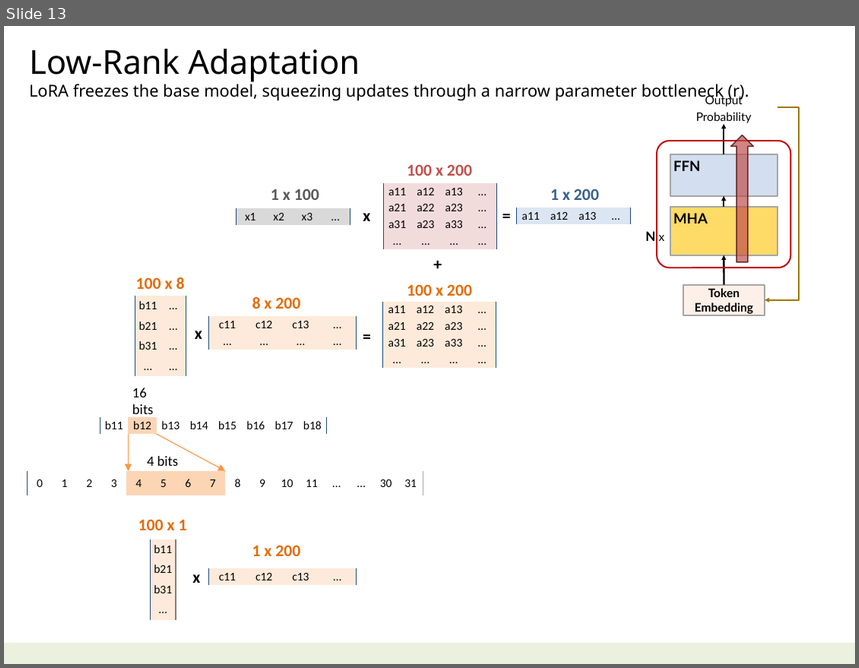
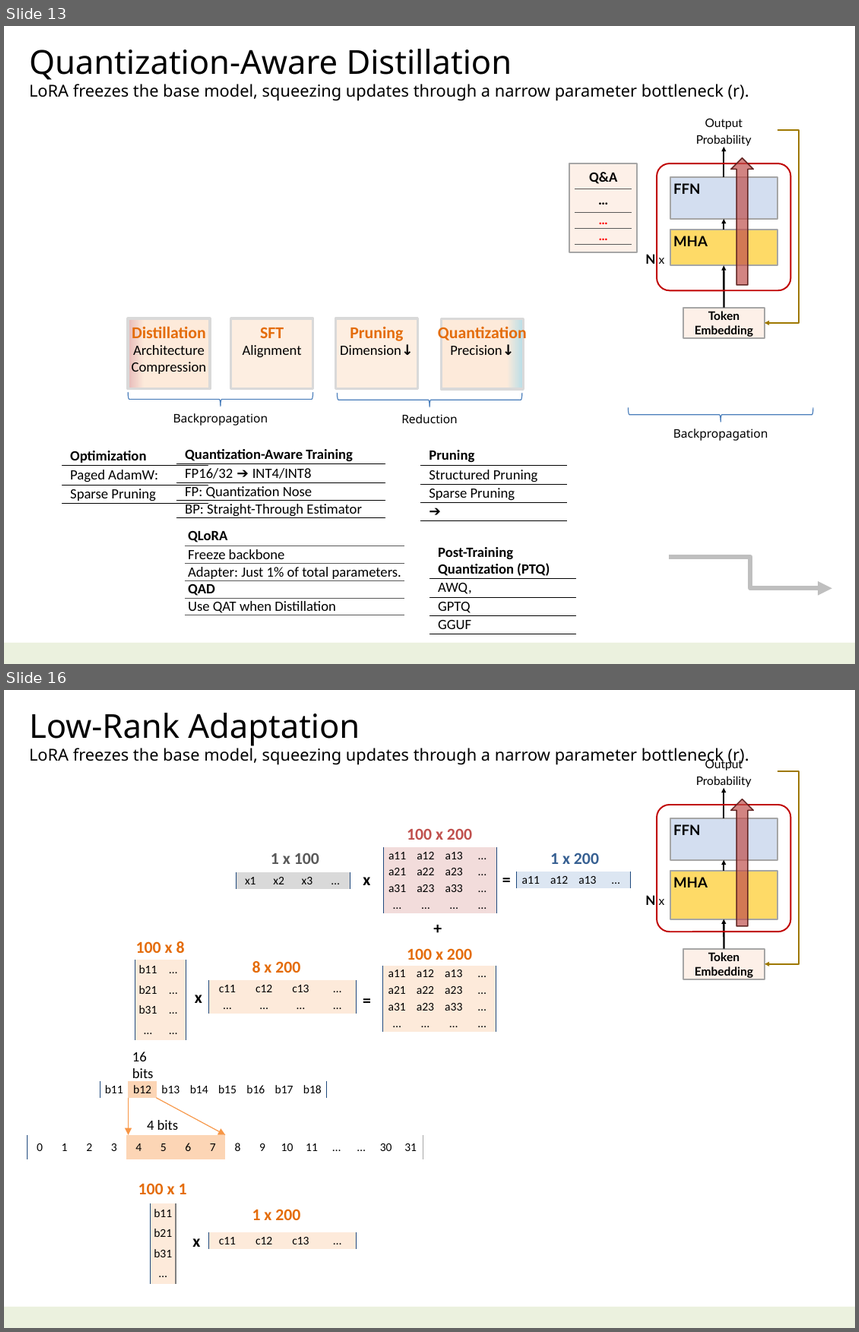
Before and after one commit to navibator/crazy-ai, a slide deck: ai-gemma.pptx. Shown one above the other, each under a label of ours: slide 13 before the commit, slides 13 and 16 after it; the slides between them are not shown. The pictures are 859x668 and 859x1332 pixels, drawn with LibreOffice and Linux fonts; fonts in the diff are those of the drawing. Boxes give left, top, right and bottom in pixels: in the first picture for what was removed or moved away, otherwise in the second. Text is boxed around its words. In the diff, an @@ line names an element or a change of style, - is before the commit and + after.

```diff
--- a/ai-gemma.pptx
+++ b/ai-gemma.pptx
@@ slide 13 added at bbox=[4, 26, 855, 664], background #FFFFFF; not listed: 1 template element that a slide beside it also shows @@
@@ text added at bbox=[29, 49, 750, 101], 14 pt, text #000000 @@
+Quantization-Aware Distillation
+LoRA freezes the base model, squeezing updates through a narrow parameter bottleneck (r).
@@ text added at bbox=[696, 118, 752, 146], 10 pt, text #000000 @@
+Output
+Probability
@@ elbow arrow added from (778, 130) to (765, 323), #9E7800 1.5 pt @@
@@ arrow added from (724, 177) to (724, 147), #000000 1.5 pt @@
@@ down arrow added at bbox=[731, 158, 753, 284], fill #C0504D at 70% opacity, outline #632523 1 pt @@
@@ rectangle added at bbox=[569, 163, 637, 252], fill #FDE7DA at 60% opacity, outline #A6A6A6 1.25 pt @@
@@ table added at bbox=[576, 166, 633, 244], 4 rows, 1 columns @@
+Q&A
+…
+…
+…
@@ rounded rectangle added at bbox=[657, 164, 791, 290], outline #C00000 1.25 pt @@
@@ rectangle added at bbox=[671, 177, 778, 219], fill #B7C9E7 at 60% opacity, outline #A6A6A6 1.25 pt, 12 pt, text #000000, bold @@
+FFN
@@ rectangle added at bbox=[671, 230, 778, 266], fill #FEC203 at 60% opacity, outline #A6A6A6 1.25 pt, 12 pt, text #000000, bold @@
+MHA
@@ arrow added from (724, 230) to (724, 219), #000000 1.5 pt @@
@@ text added at bbox=[645, 254, 665, 264], 11 pt, text #000000, bold @@
+N x
@@ arrow added from (724, 308) to (724, 266), #000000 1.5 pt @@
@@ rectangle added at bbox=[129, 319, 210, 389], fill gradient #F2DCDB to #E6B9B8 to #FDEADA, outline #D9D9D9 2 pt, 12 pt, text #000000 @@
+Distillation
+Architecture
+Compression
@@ rectangle added at bbox=[231, 319, 313, 389], fill #FDEADA at 80% opacity, outline #D9D9D9 2 pt, 12 pt, text #000000 @@
+SFT
+Alignment
@@ rectangle added at bbox=[336, 319, 417, 389], fill #FDEADA at 80% opacity, outline #D9D9D9 2 pt, 12 pt, text #000000 @@
+Pruning
+Dimension↓
@@ rectangle added at bbox=[442, 319, 523, 389], fill gradient #FDEADA to #B7DEE8, outline #D9D9D9 2 pt, 14 pt, text #E46C0A, bold @@
+Quantization
+Precision↓
@@ rectangle added at bbox=[683, 308, 764, 338], fill #FDE7DA at 60% opacity, outline #A6A6A6 1.25 pt, 10 pt, text #000000, bold @@
+Token
+Embedding
@@ right brace added at bbox=[129, 392, 313, 407], outline #4B7EBC 0.75 pt @@
@@ right brace added at bbox=[338, 393, 522, 408], outline #4B7EBC 0.75 pt @@
@@ right brace added at bbox=[629, 408, 813, 422], outline #4B7EBC 0.75 pt @@
@@ text added at bbox=[173, 414, 268, 426], 10 pt, text #000000 @@
+Backpropagation
@@ text added at bbox=[401, 414, 457, 423], 10 pt, text #000000 @@
+Reduction
@@ text added at bbox=[674, 429, 769, 441], 10 pt, text #000000 @@
+Backpropagation
@@ table added at bbox=[62, 446, 208, 505], 3 rows, 1 columns @@
+Optimization
+Paged AdamW:
+Sparse Pruning
@@ table added at bbox=[177, 446, 386, 522], 4 rows, 1 columns @@
+Quantization-Aware Training
+FP16/32 ➔ INT4/INT8
+FP: Quantization Nose
+BP: Straight-Through Estimator
@@ table added at bbox=[420, 446, 566, 521], 4 rows, 1 columns @@
+Pruning
+Structured Pruning
+Sparse Pruning
+➔
@@ table added at bbox=[184, 527, 404, 619], 5 rows, 1 columns @@
+QLoRA
+Freeze backbone
+Adapter: Just 1% of total parameters.
+QAD
+Use QAT when Distillation
@@ table added at bbox=[430, 544, 576, 633], 4 rows, 1 columns @@
+Post-Training / Quantization (PTQ)
+AWQ,
+GPTQ
+GGUF
@@ elbow arrow added from (669, 557) to (832, 588), #BFBFBF 4 pt @@
@@ what was slide 13 is now slide 16 @@
```
Also in this commit, not shown: 3 slides changed, 2 other slides added, 1 other file.
